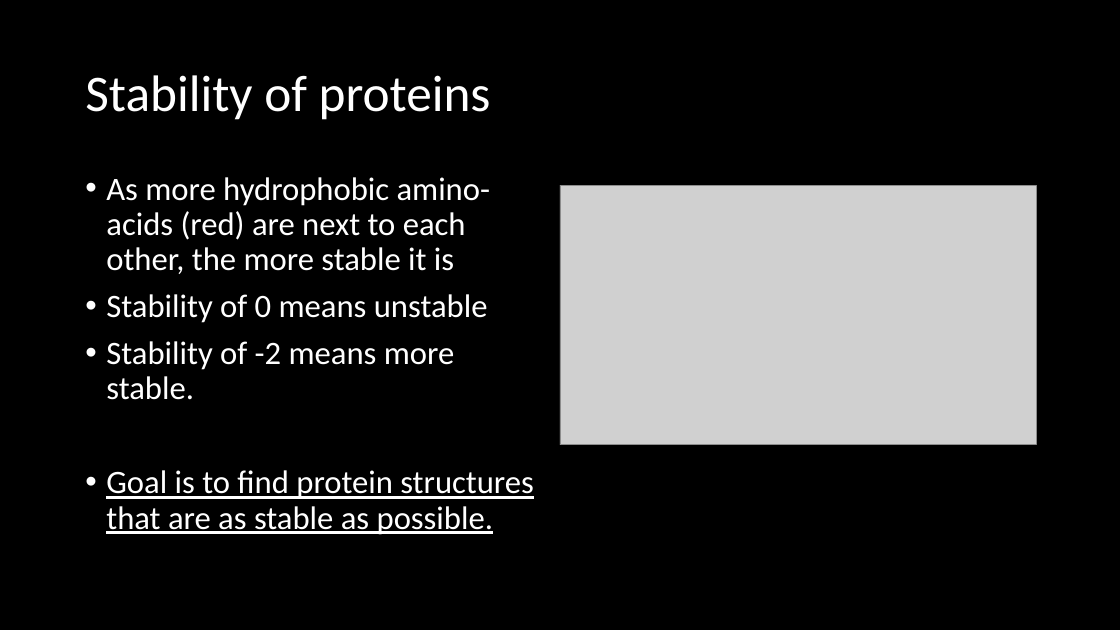
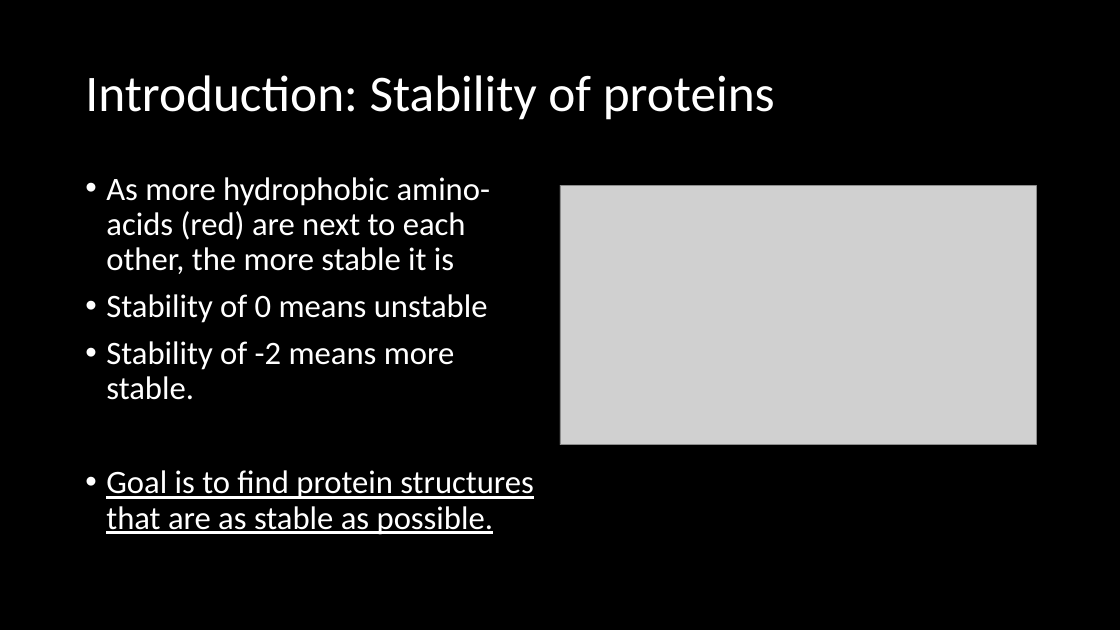
Before and after one commit to Loek21/Protein-Pow-d-er, a slide deck: slide 2 of Documentation/PPP, Week 1, Meeting 2.pptx. Drawn at 1120x630 pixels with LibreOffice and Linux fonts; fonts in the diff are those of the drawing; grey boxes stand for pictures. Boxes give left, top, right and bottom in pixels: in the first picture for what was removed or moved away, otherwise in the second. Text is boxed around its words. In the diff, an @@ line names an element or a change of style, - is before the commit and + after.

```diff
--- a/Documentation/PPP, Week 1, Meeting 2.pptx
+++ b/Documentation/PPP, Week 1, Meeting 2.pptx
@@ title at (x1=85, y1=75, x2=775, y2=120): text changed @@
-Stability of proteins
+Introduction: Stability of proteins
```
Also in this commit, not shown: 2 other slides changed, 1 other file.
